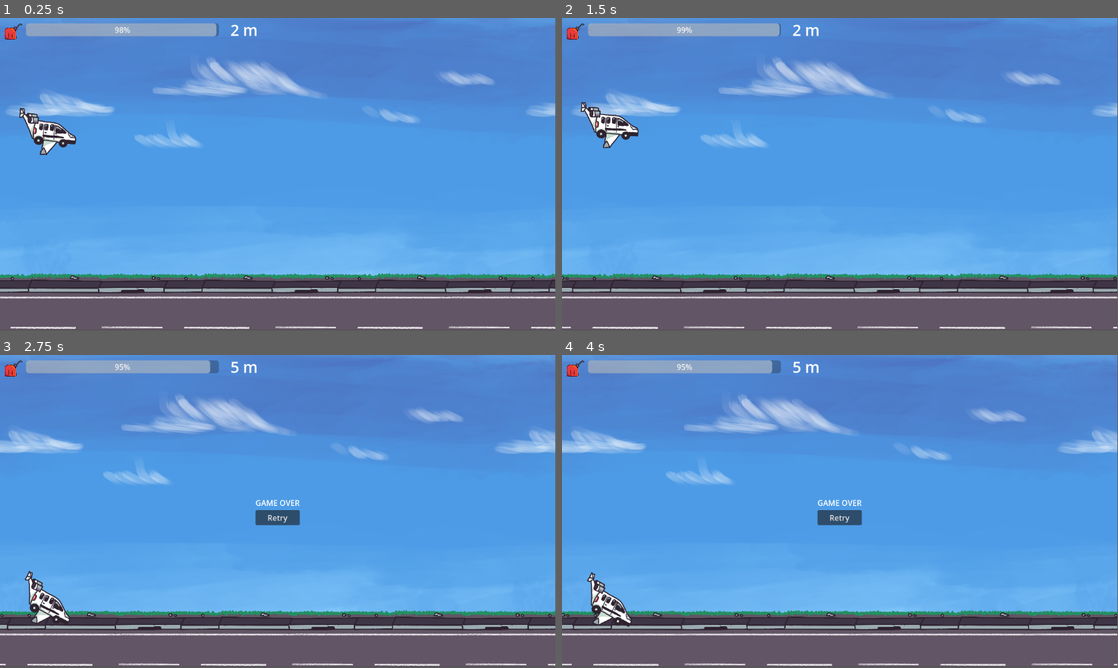
Above: before the commit, frames 1-4 (two rows, left to right).
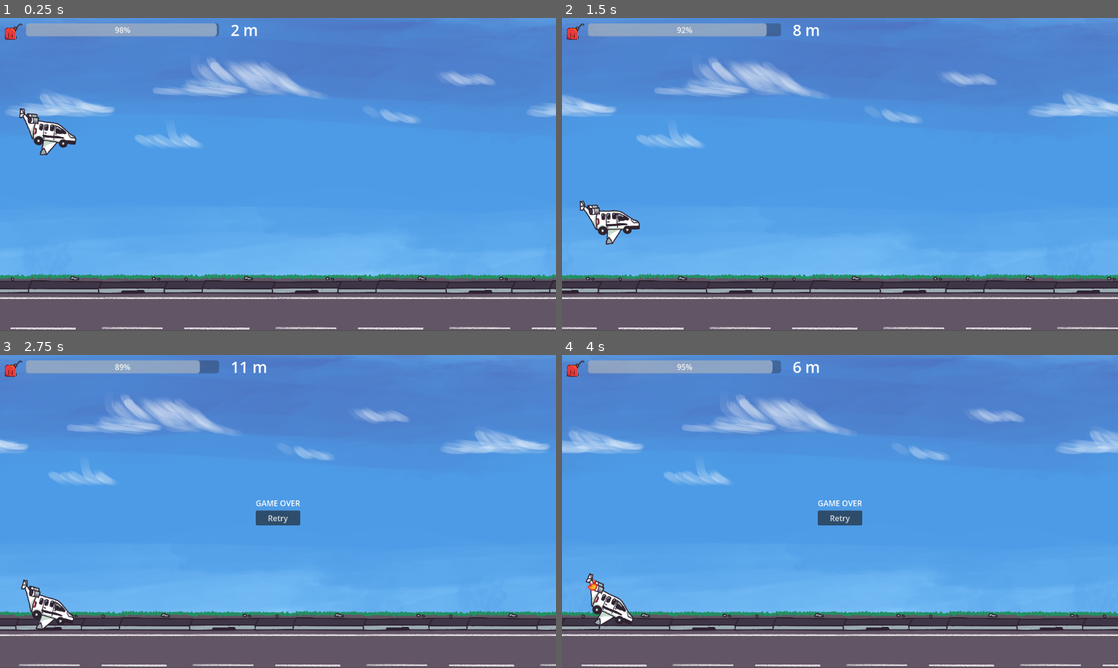
Above: after the commit, the same moments.

Repository: YannLeon/kerosene
Game: Godot game, scene res://scenes/main.tscn
Same seed, same stepped clock (60 frames per second), same inputs: the game is played once before the commit and once after it.
Inputs (mouse positions are in pixels of both pictures, inside the frame that each line leads up to):
- Up to frame 1 (0.25 s): no input
- Up to frame 2 (1.5 s): tap Enter (ui_accept) at 0.5, 0.77, 0.8, 1.07 s; move the mouse to (962, 158) at 0.52 s; press the mouse at (962, 158) at 0.53 s; release the mouse at (962, 158) at 1.25 s; click (840, 180) at 1.25 s, where only the run before the commit has a clickable "Retry"
- Up to frame 3 (2.75 s): move the mouse to (166, 527) at 2.02 s; tap Enter (ui_accept) at 2.1, 2.27, 2.57 s; click (166, 527) at 2.3 s
- Up to frame 4 (4 s): click "Retry" at 2.75 s; move the mouse to (895, 442) at 3.52 s; press the mouse at (895, 442) at 3.53 s; tap Enter (ui_accept) at 3.8 s
In our replay, the window is 799x449 before the commit and 800x450 after it. These sizes can differ from the game's own. Grey fills any space a smaller window leaves; there, only what the larger window draws over its background counts as a difference.

The runs differ from the first frame. In frame 1, 3.2% of the frame differs, in the area x 0-100%, y 0-100%; in frame 2, 11%; in frame 3, 10%; in frame 4, 4.3%.

Commit message:
change aspect ratio and method of action

Diff:
--- a/project.godot
+++ b/project.godot
@@ -21,9 +21,23 @@
 FuelStore="*res://autoloads/fuel_store.gd"
 GlobalEvents="*res://autoloads/global_events.gd"
 
+[display]
+
+window/stretch/mode="viewport"
+window/stretch/aspect="expand"
+
 [global_group]
 
 player=""
+
+[input]
+
+action={
+"deadzone": 0.2,
+"events": [Object(InputEventMouseButton,"resource_local_to_scene":false,"resource_name":"","device":-1,"window_id":0,"alt_pressed":false,"shift_pressed":false,"ctrl_pressed":false,"meta_pressed":false,"button_mask":0,"position":Vector2(0, 0),"global_position":Vector2(0, 0),"factor":1.0,"button_index":1,"canceled":false,"pressed":false,"double_click":false,"script":null)
+, Object(InputEventKey,"resource_local_to_scene":false,"resource_name":"","device":-1,"window_id":0,"alt_pressed":false,"shift_pressed":false,"ctrl_pressed":false,"meta_pressed":false,"pressed":false,"keycode":0,"physical_keycode":32,"key_label":0,"unicode":32,"location":0,"echo":false,"script":null)
+]
+}
 
 [rendering]
 
--- a/scenes/player.gd
+++ b/scenes/player.gd
@@ -39,11 +39,11 @@
 		State.BOOSTED:
 			velocity.y += UP_ACCELERATION * delta
 			sprite.play("boosting")
-			if !Input.is_action_pressed("ui_accept") or FuelStore.fuelAmount <= 0:
+			if !Input.is_action_pressed("action") or FuelStore.fuelAmount <= 0:
 				state = State.NORMAL
 
 		State.NORMAL:
-			if Input.is_action_pressed("ui_accept") and FuelStore.fuelAmount > 0:
+			if Input.is_action_pressed("action") and FuelStore.fuelAmount > 0:
 				state = State.BOOSTED
 				return
 			velocity.y += GRAVITY * delta
Not shown, added: export_presets.cfg
Not shown, changed: .gitignore
